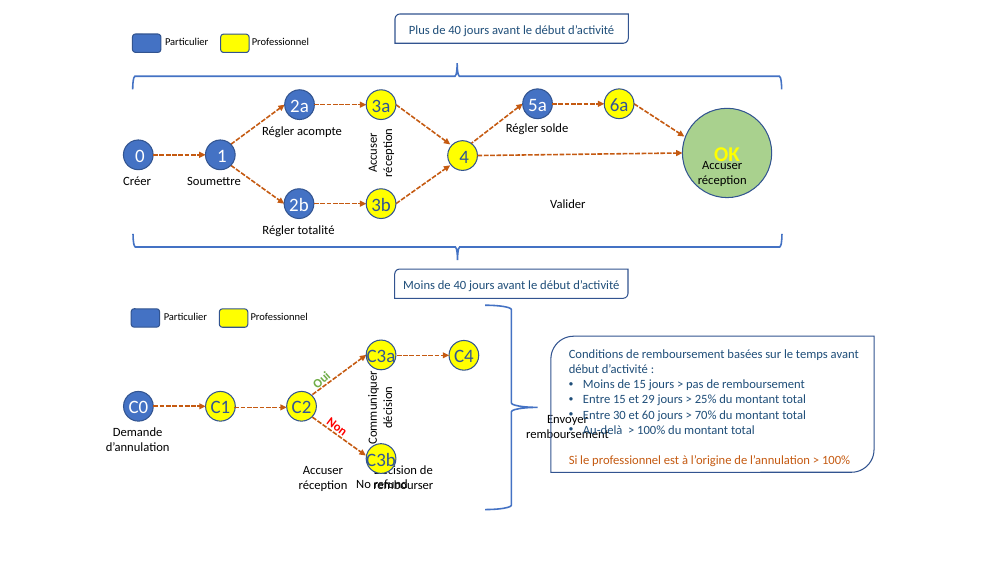
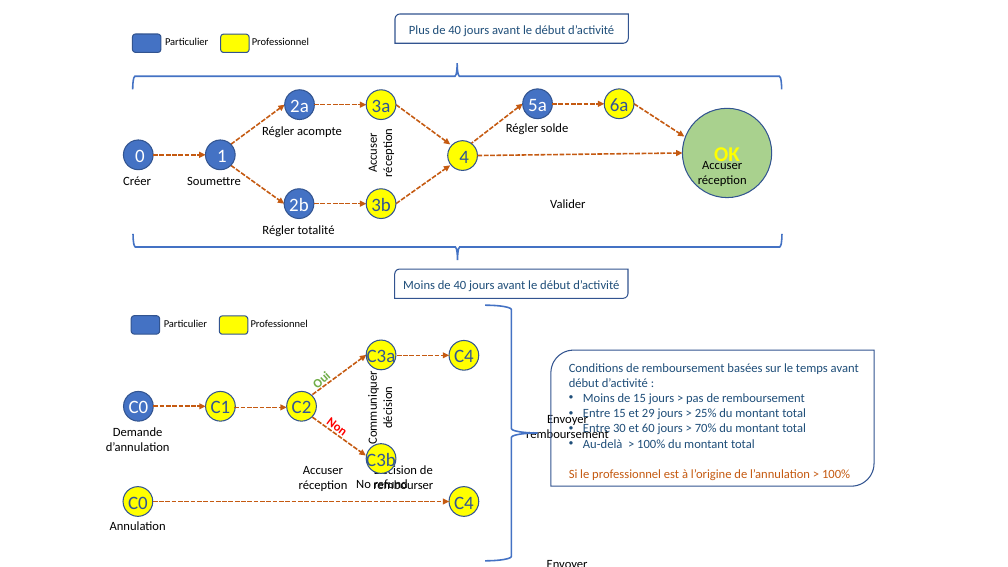
Before and after one commit to talfumier/horsearound-app2, a slide deck: slide 2 of src/static_data/resa_process.pptx. Drawn at 1008x567 pixels with LibreOffice and Linux fonts; fonts in the diff are those of the drawing. Boxes give left, top, right and bottom in pixels: in the first picture for what was removed or moved away, otherwise in the second. Text is boxed around its words. In the diff, an @@ line names an element or a change of style, - is before the commit and + after.

```diff
--- a/src/static_data/resa_process.pptx
+++ b/src/static_data/resa_process.pptx
@@ 2 rounded rectangles, 1 text: place and size @@
-2 rounded rectangles, 1 text at (132,309,248,327)
+2 rounded rectangles, 1 text at (132,316,248,334)
@@ text "Professionnel": place and size @@
-text "Professionnel" at (251,312,308,320)
+text "Professionnel" at (251,319,308,327)
@@ right brace: place and size @@
-right brace at (485,306,538,510)
+right brace at (485,306,538,561)
@@ round diag rect: place and size @@
-round diag rect at (551,337,874,473)
+round diag rect at (551,350,874,486)
@@ text "Conditions de remboursement basées sur ...": place and size @@
-text "Conditions de remboursement basées sur ..." at (569,349,859,466)
+text "Conditions de remboursement basées sur ..." at (569,363,859,480)
@@ text added at (722,393,805,402), 12 pt, text #000000 @@
+Envoyer
+remboursement
@@ ellipse added at (123,487,153,516), fill #FFFF00, outline #325491 1 pt, 18 pt, text #305496 @@
+C0
@@ arrow added from (153, 501) to (449, 501), #C55A11 1.5 pt dashed @@
@@ ellipse added at (449,487,479,516), fill #FFFF00, outline #325491 1 pt, 18 pt, text #305496 @@
+C4
@@ text added at (110,521,166,530), 12 pt, text #000000 @@
+Annulation
```
Also in this commit, not shown: 1 other slide changed, 11 other files.
